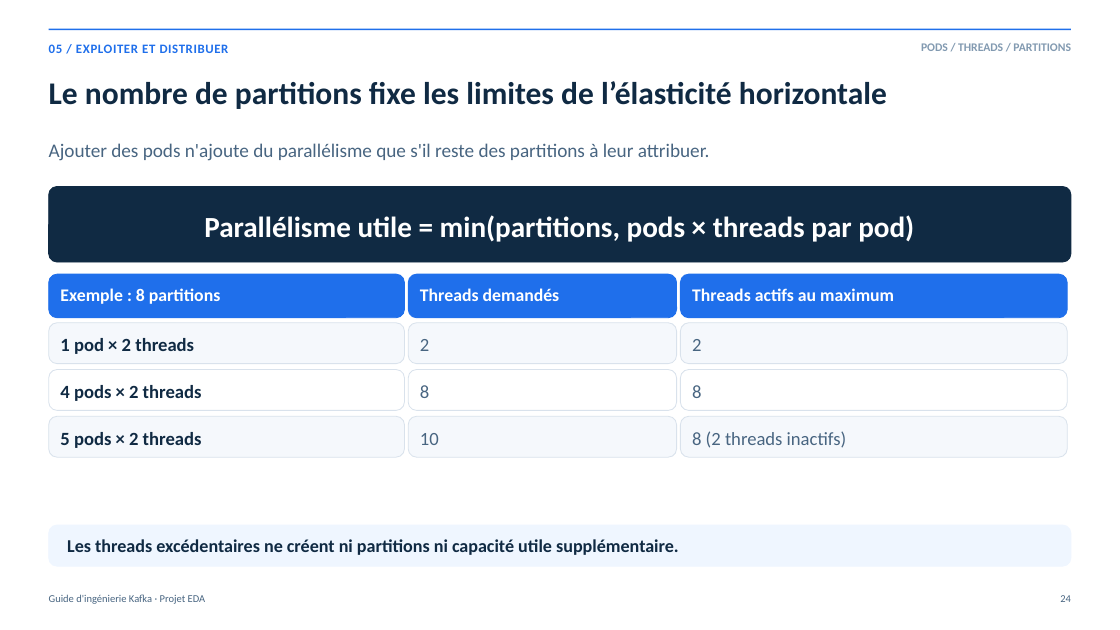
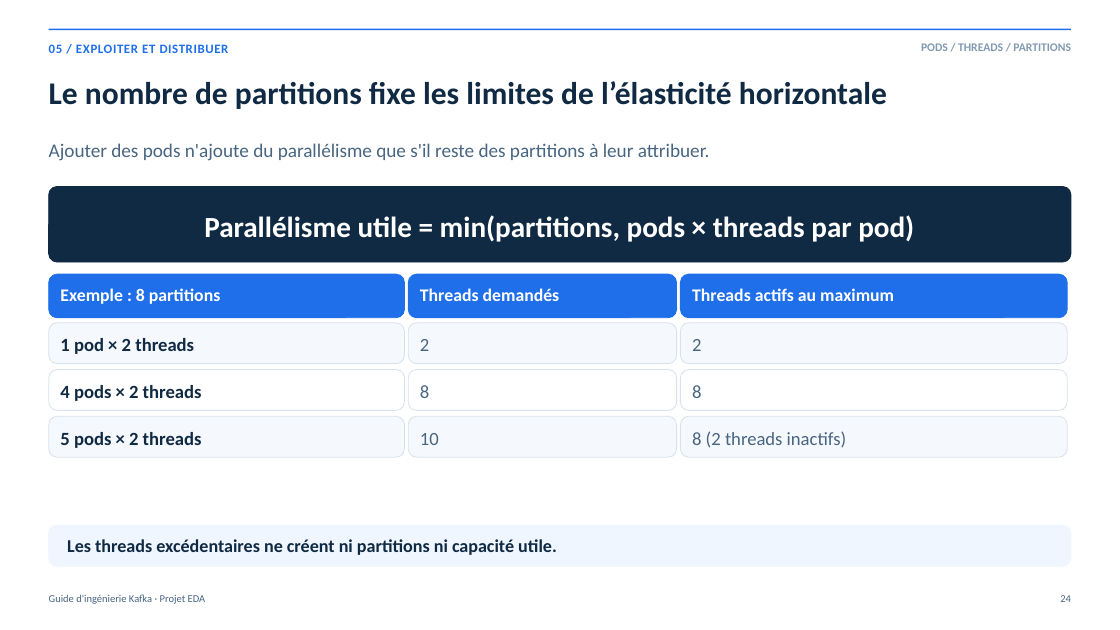
Before and after one commit to rdemers/org-rd-fullstack-springboot-eda, a slide deck: slide 24 of doc/presentation/org-rd-fullstack-springboot-eda-fr.pptx. Drawn at 1120x630 pixels with LibreOffice and Linux fonts; fonts in the diff are those of the drawing. Boxes give left, top, right and bottom in pixels: in the first picture for what was removed or moved away, otherwise in the second. Text is boxed around its words. In the diff, an @@ line names an element or a change of style, - is before the commit and + after.

```diff
--- a/doc/presentation/org-rd-fullstack-springboot-eda-fr.pptx
+++ b/doc/presentation/org-rd-fullstack-springboot-eda-fr.pptx
@@ text at <box>67,539,557,555</box>: text changed @@
-Les threads excédentaires ne créent ni partitions ni capacité utile supplémentaire.
+Les threads excédentaires ne créent ni partitions ni capacité utile.
```
Also in this commit, not shown: 35 other slides changed, 1 slide added, 3 slides removed, 7 other files.
